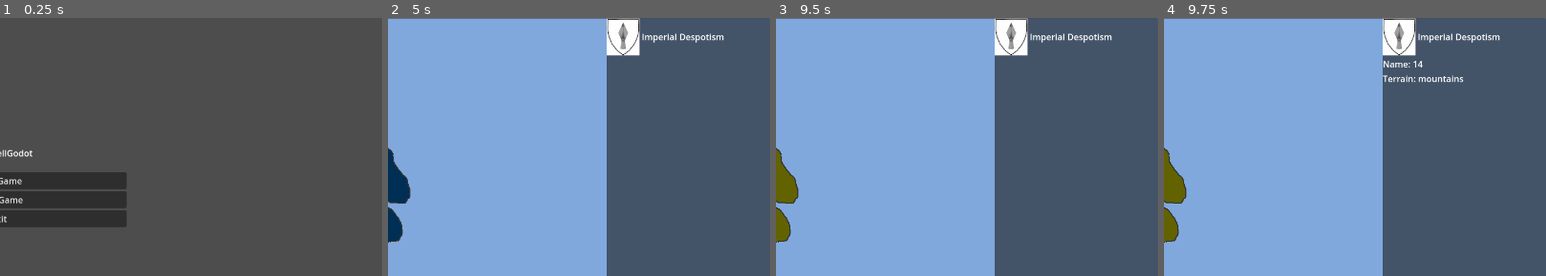
Above: before the commit, frames 1-4 (left to right).
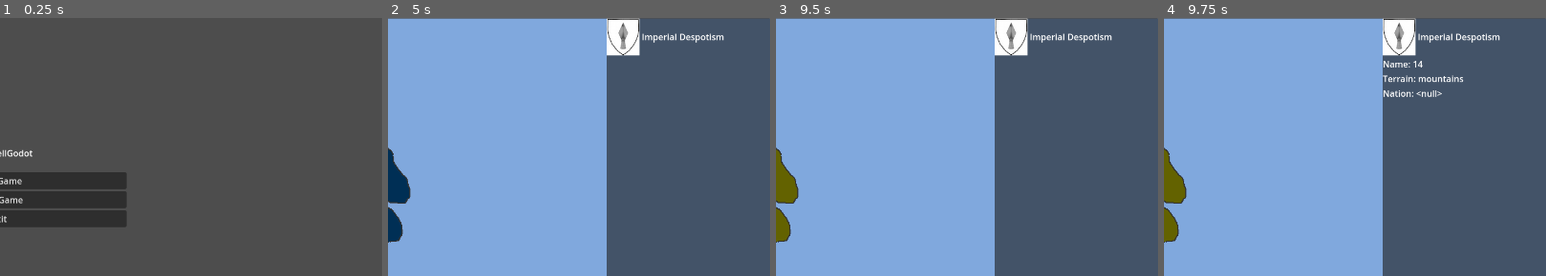
Above: after the commit, the same moments.

Repository: code-11/StormCell
Game: Godot game, scene res://testing.tscn
Same seed, same stepped clock (60 frames per second), same inputs: the game is played once before the commit and once after it.
Inputs (mouse positions are % of the whole screen's width and height, from its top left):
- Up to frame 1 (0.25 s): no input
- Up to frame 2 (5 s): click "New Game" at 0.5 s; click "Political" at 1.25 s; click "Terrain" at 2 s; click "Political" at 2.75 s; click "Terrain" at 3.5 s; click "Political" at 4.25 s
- Up to frame 3 (9.5 s): click "Terrain" at 5 s; tap Enter at 5.75, 7.25, 8.75 s; move the mouse to (72, 45) at 5.77 s; click (72, 45) at 5.92 s; tap Space at 6.5, 8 s; move the mouse to (30, 55) at 6.52 s; click (30, 55) at 6.67 s; move the mouse to (60, 28) at 7.27 s; click (60, 28) at 7.42 s; move the mouse to (45, 70) at 8.02 s; click (45, 70) at 8.17 s; move the mouse to (80, 65) at 8.77 s; click (80, 65) at 8.92 s
- Up to frame 4 (9.75 s): tap Space at 9.5 s; move the mouse to (20, 35) at 9.52 s; click (20, 35) at 9.67 s
The pictures show only the part of the screen within x 50-100%, y 0-50%; the shares and areas given below are measured in that part.

Frames 1-3 are identical in both runs. In frame 4, 0.2% of the frame differs, in the area x 57-73%, y 28-31%.

Commit message:
Added nation selection to info panel

Diff:
--- a/stormCellGodot/MapLoader.gd
+++ b/stormCellGodot/MapLoader.gd
@@ -59,7 +59,7 @@
 		#$nations.read_starting_regions(),
 		#$nations.read_national_colors()
 	#)
-	$regions.create_regions()
+	$regions.create_regions($nations.get_region_to_starting_nation())
 
 	#$regions.color_regions(region_color_dict)
 	#print(get_node("regions/41/poly-0"))
--- a/stormCellGodot/NationLoader.gd
+++ b/stormCellGodot/NationLoader.gd
@@ -9,6 +9,14 @@
 	var starting_regions_file = FileAccess.open("res://starting_regions.json", FileAccess.READ)
 	var starting_regions_data = JSON.parse_string(starting_regions_file.get_as_text())
 	return starting_regions_data
+
+func get_region_to_starting_nation():
+	var starting_nation_data = read_starting_regions()
+	var to_return = {}
+	for nation in starting_nation_data:
+		for region_id in starting_nation_data[nation]:
+			to_return[region_id] = nation
+	return to_return
 
 func read_national_colors():
 	var national_colors_file = FileAccess.open("res://national_colors.json", FileAccess.READ)
--- a/stormCellGodot/PanelCtrl.gd
+++ b/stormCellGodot/PanelCtrl.gd
@@ -6,9 +6,15 @@
 func get_terrain_label():
 	return get_node("VBoxContainer/RegionInfoBox/TerrainTypeLbl")
 
+func get_nation_label():
+	return get_node("VBoxContainer/RegionInfoBox/NationOwnerLbl")
+
 func set_selected_region(region):
 	var region_lbl=get_region_label()
 	region_lbl.text="Name: "+region.name
 
 	var terrain_lbl=get_terrain_label()
 	terrain_lbl.text="Terrain: "+region.terrain
+
+	var nation_lbl = get_nation_label()
+	nation_lbl.text="Nation: "+str(region.nation)
--- a/stormCellGodot/RegionGeoLoader.gd
+++ b/stormCellGodot/RegionGeoLoader.gd
@@ -121,13 +121,14 @@
 	var region_terrain_data = JSON.parse_string(region_terrain_file.get_as_text())
 	return region_terrain_data
 
-func create_regions():
+func create_regions(regions_to_nations_dict):
 	var regions=read_regions()
 	var terrain_data=read_regional_terrain()
 	print("Num Regions: %s" % regions.size())
 	var greatest_extent=0
 	for region in regions:
 		region.terrain = terrain_data[region.name]
+		region.nation = regions_to_nations_dict.get(region.name,null)
 		var long_extent=long_extent(region)
 		if greatest_extent < long_extent:
 			greatest_extent = long_extent
--- a/stormCellGodot/game_scene.tscn
+++ b/stormCellGodot/game_scene.tscn
@@ -81,3 +81,6 @@
 
 [node name="TerrainTypeLbl" type="Label" parent="TheGame/GuiCtrl/ThePanel/VBoxContainer/RegionInfoBox"]
 layout_mode = 2
+
+[node name="NationOwnerLbl" type="Label" parent="TheGame/GuiCtrl/ThePanel/VBoxContainer/RegionInfoBox"]
+layout_mode = 2
--- a/stormCellGodot/region_data.gd
+++ b/stormCellGodot/region_data.gd
@@ -1,3 +1,4 @@
 extends Node
 
 var terrain=null
+var nation=null
